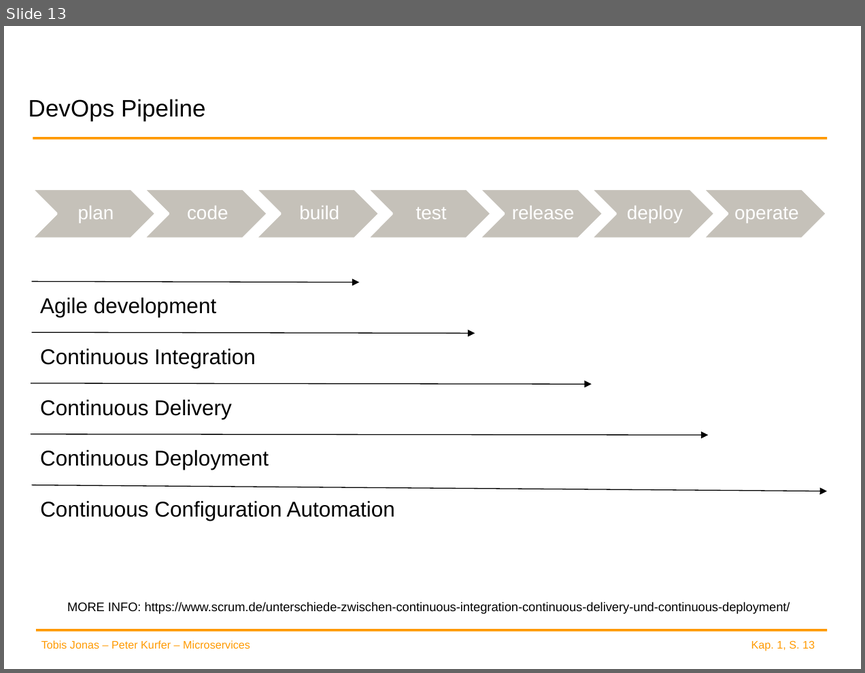
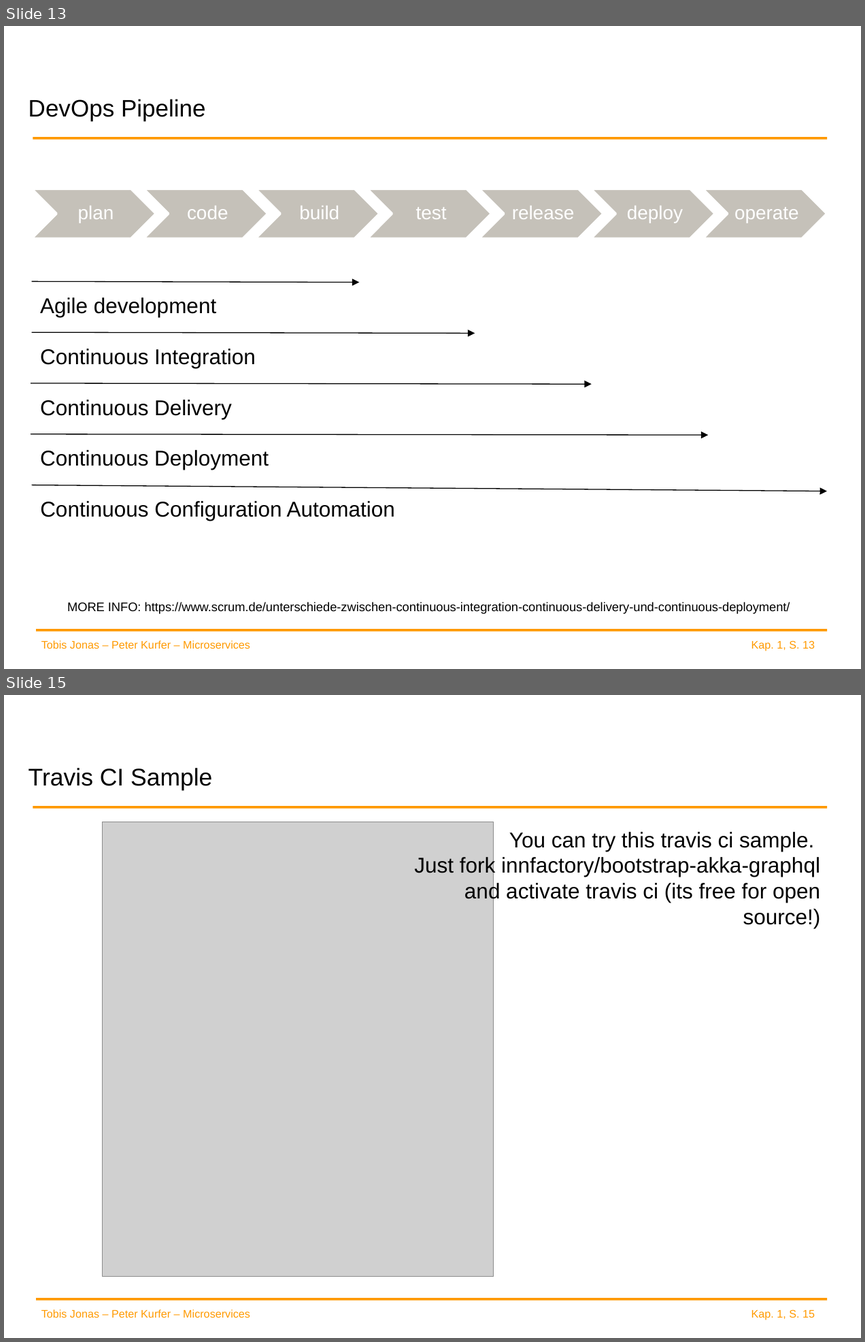
Before and after one commit to spoeck/Lectures, a slide deck: 03-DevOps/DevOps.pptx. Shown one above the other, each under a label of ours: slide 13 before the commit, slides 13 and 15 after it; the slides between them are not shown. The pictures are 865x673 and 865x1342 pixels, drawn with LibreOffice and Linux fonts; fonts in the diff are those of the drawing; grey boxes stand for pictures; background and template pictures are left out. Boxes give left, top, right and bottom in pixels: in the first picture for what was removed or moved away, otherwise in the second. Text is boxed around its words. In the diff, an @@ line names an element or a change of style, - is before the commit and + after.

```diff
--- a/03-DevOps/DevOps.pptx
+++ b/03-DevOps/DevOps.pptx
@@ slide 15 added at (4,695,861,1338), background #FFFFFF; not listed: 4 template elements that a slide beside it also shows @@
@@ title added at (28,768,212,790), 20.3 pt, text #000000 @@
+Travis CI Sample
@@ picture added at (103,821,493,1276) @@
@@ text added at (414,832,821,928), 18 pt, text #000000 @@
+You can try this travis ci sample.
+Just fork innfactory/bootstrap-akka-graphql and activate travis ci (its free for open source!)
```
Also in this commit, not shown: 5 slides changed, 1 other slide added, 1 slide removed.
